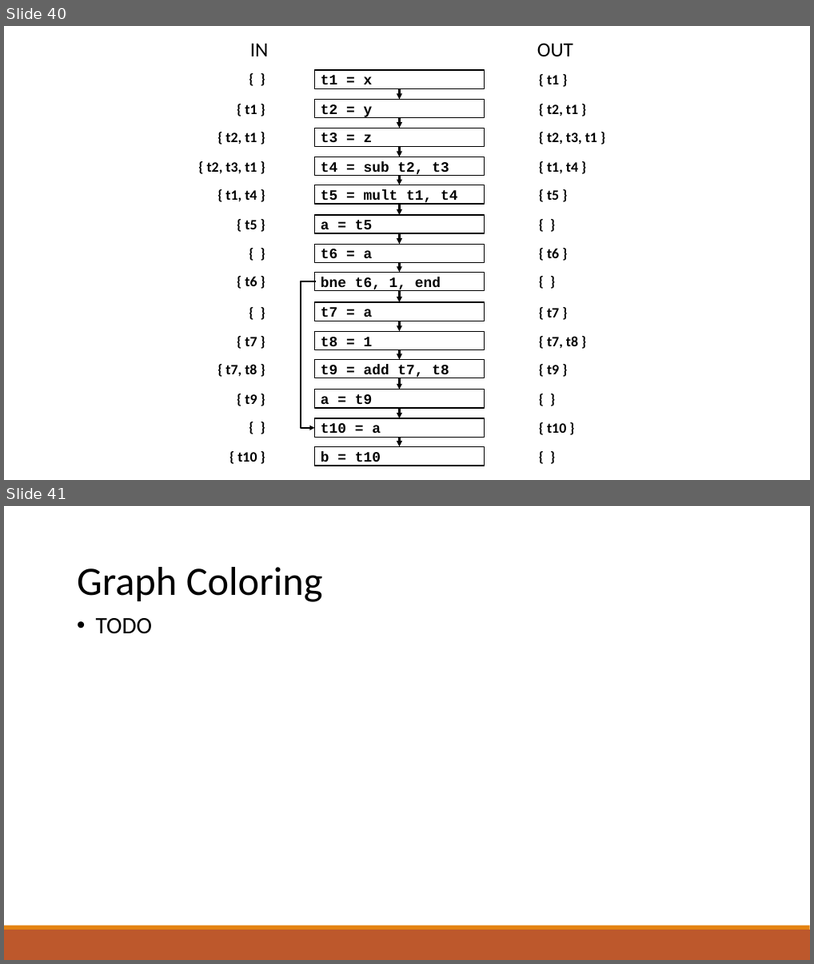
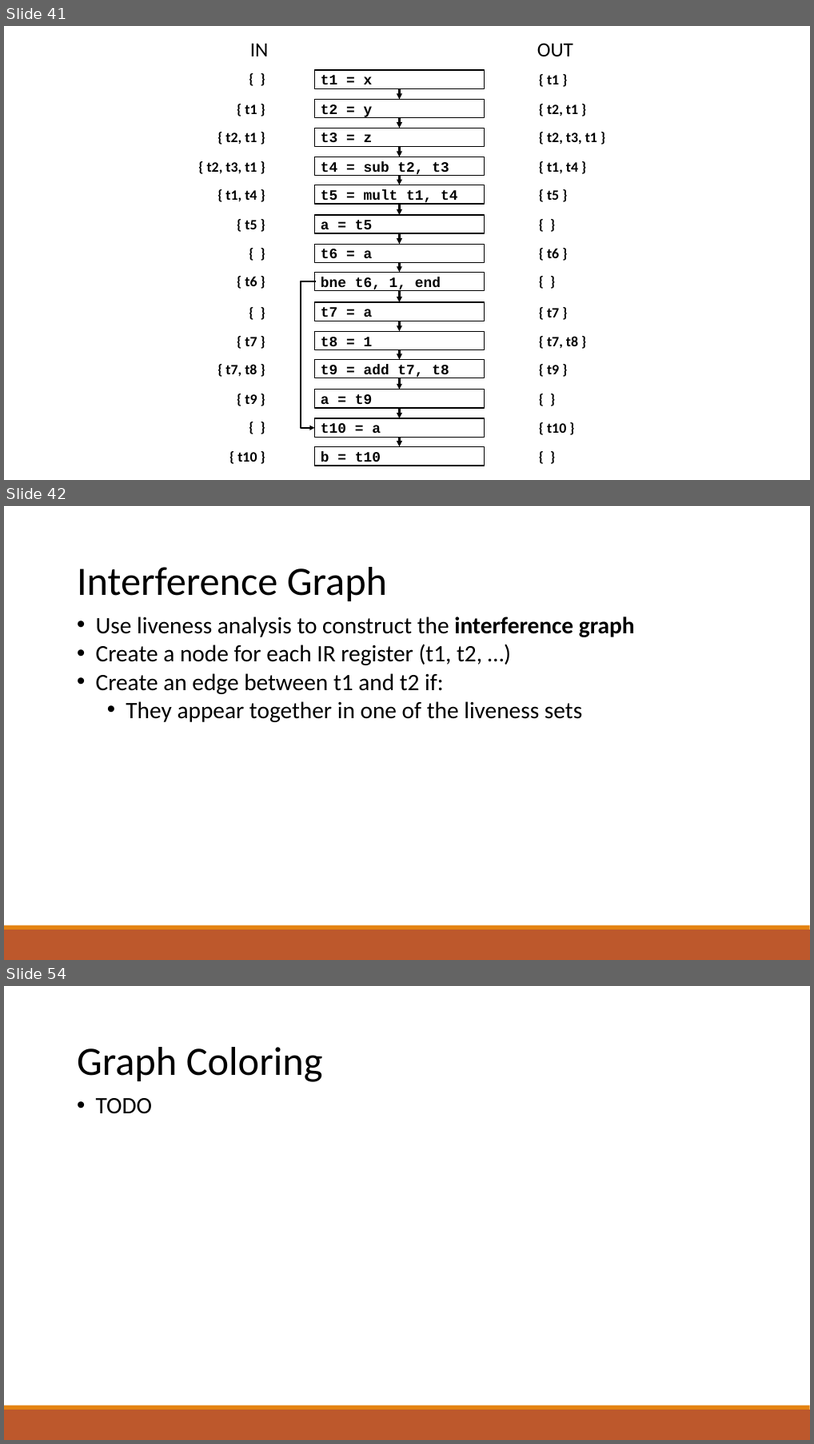
Before and after one commit to raghadzeidan/COMPILATION_TAU_FOR_STUDENTS, a slide deck: new_slides/register_allocation.pptx. Shown one above the other, each under a label of ours: slides 40 and 41 before the commit, slides 41, 42 and 54 after it; the slides between them are not shown. The pictures are 814x964 and 814x1444 pixels, drawn with LibreOffice and Linux fonts; fonts in the diff are those of the drawing. Boxes give left, top, right and bottom in pixels: in the first picture for what was removed or moved away, otherwise in the second. Text is boxed around its words. In the diff, an @@ line names an element or a change of style, - is before the commit and + after.

```diff
--- a/new_slides/register_allocation.pptx
+++ b/new_slides/register_allocation.pptx
@@ slide 42 added at box(4, 506, 810, 960), background #FFFFFF; not listed: 2 template elements that a slide beside it also shows @@
@@ text added at box(77, 567, 387, 601), 48 pt, text #000000 @@
+Interference Graph
@@ text added at box(96, 616, 635, 722), 28 pt, text #000000 @@
+• Use liveness analysis to construct the interference graph
+• Create a node for each IR register (t1, t2, …)
+• Create an edge between t1 and t2 if:
+  • They appear together in one of the liveness sets
@@ what was slide 40 is now slide 41 @@
@@ what was slide 41 is now slide 54 @@
```
Also in this commit, not shown: 5 slides changed, 47 other slides added, 1 slide removed, 1 other file.
